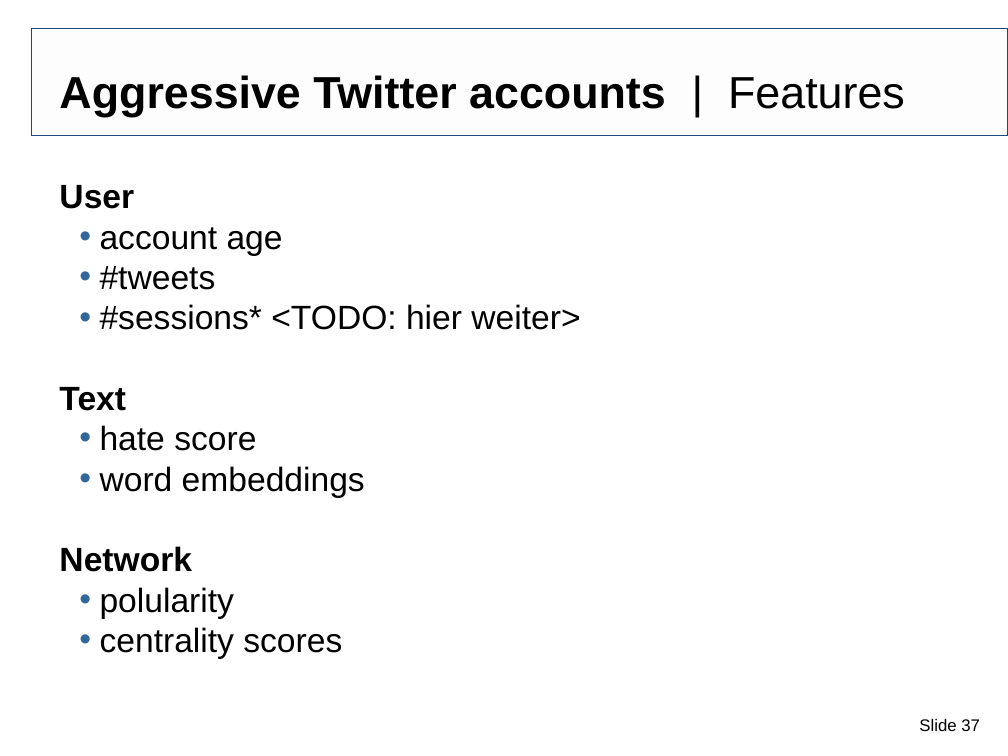
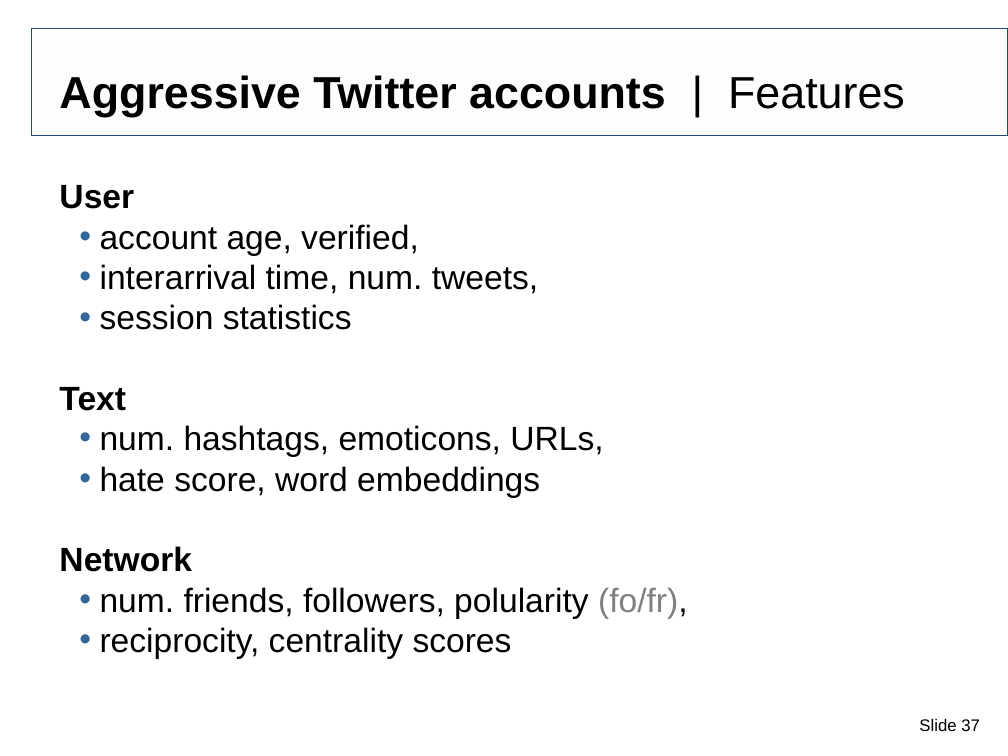
Before and after one commit to IllDepence/websci_ss2017, a slide deck: slide 37 of pres/Tarek_Saier_Abusive_behavior_in_social_media.odp. Drawn at 1008x756 pixels with LibreOffice and Linux fonts; fonts in the diff are those of the drawing; background and template pictures are left out. Boxes give left, top, right and bottom in pixels: in the first picture for what was removed or moved away, otherwise in the second. Text is boxed around its words. In the diff, an @@ line names an element or a change of style, - is before the commit and + after.

```diff
--- a/pres/Tarek_Saier_Abusive_behavior_in_social_media.odp
+++ b/pres/Tarek_Saier_Abusive_behavior_in_social_media.odp
@@ text at box(100, 224, 538, 330): text changed @@
-  • account age
-  • #tweets
-  • #sessions* <TODO: hier weiter>
+  • account age, verified,
+  • interarrival time, num. tweets,
+  • session statistics
@@ text at box(100, 425, 603, 498): text changed @@
-  • hate score
-  • word embeddings
+  • num. hashtags, emoticons, URLs,
+  • hate score, word embeddings
@@ text at box(100, 587, 688, 659): text changed @@
-  • polularity
-  • centrality scores
+  • num. friends, followers, polularity (fo/fr),
+  • reciprocity, centrality scores
```
Also in this commit, not shown: 3 other slides changed, 1 slide added, 1 other file.
